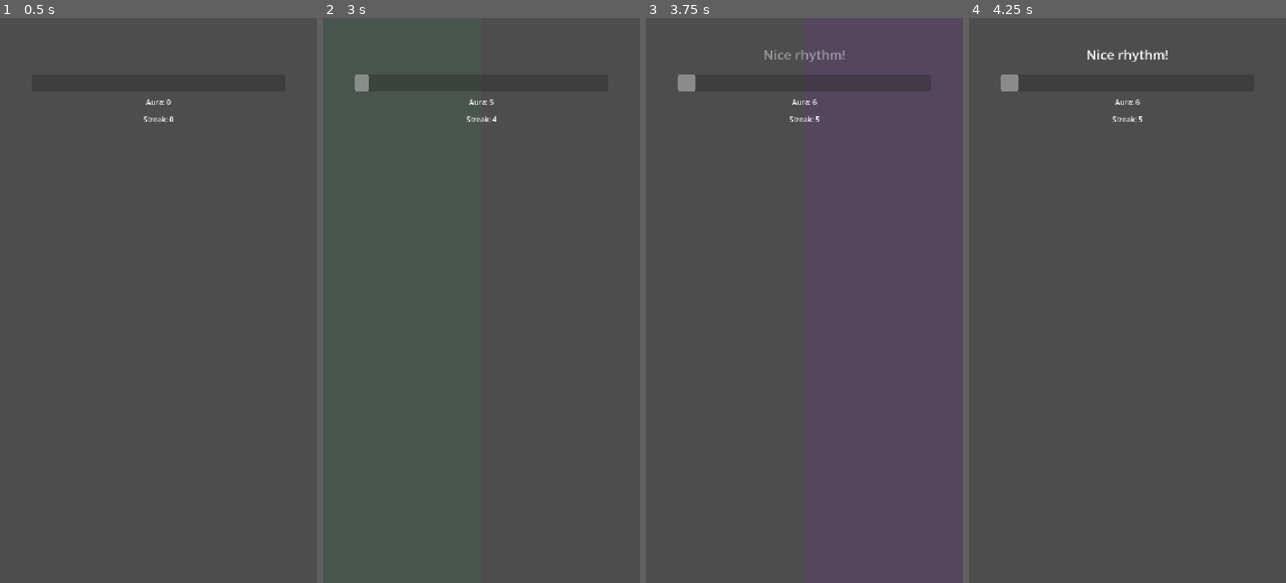
Above: before the commit, frames 1-4 (left to right).
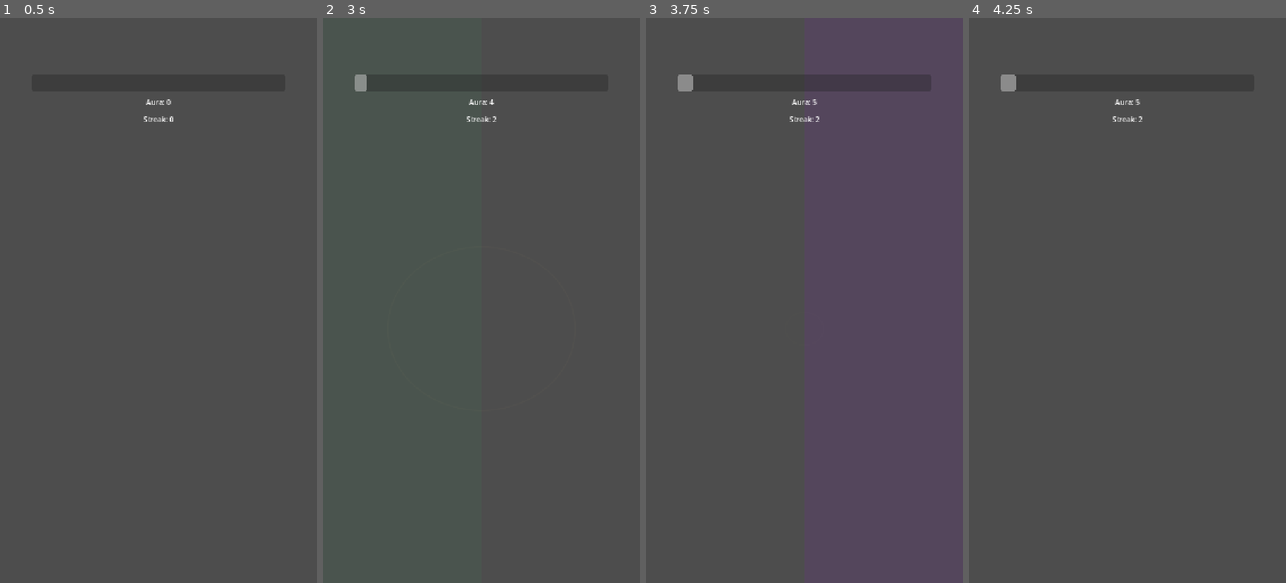
Above: after the commit, the same moments.

Repository: engjuliocez4r/auramax
Game: Godot game, scene res://scenes/duel.tscn
Two runs of this game, one before a commit and one after it. Both use one fixed random seed, a clock stepped at 60 frames per second and the inputs below.
Inputs (mouse positions are in pixels of both pictures, inside the frame that each line leads up to):
- Up to frame 1 (0.5 s): no input
- Up to frame 2 (3 s): tap Enter at 0.5, 2 s; move the mouse to (551, 272) at 0.52 s; click (551, 272) at 0.67 s; tap Space at 1.25, 2.75 s; drag from (418, 328) to (465, 413) at 1.27 s; move the mouse to (513, 176) at 2.02 s; click (513, 176) at 2.17 s; drag from (465, 413) to (386, 215) at 2.77 s
- Up to frame 3 (3.75 s): tap Enter at 3.5 s; move the mouse to (899, 385) at 3.52 s; click (899, 385) at 3.67 s
- Up to frame 4 (4.25 s): no input

Frame 1 is identical in both runs. In frame 2, less than 0.1% of the frame differs, in the area x 13-55%, y 10-19%; in frame 3, 0.2%; in frame 4, 0.3%, in the area x 14-63%, y 5-19%.

Commit message:
Define streak as alternating pairs with hard reset, independent of burst accumulation
Co-Authored-By: Claude Sonnet 5 <noreply@anthropic.com>

Diff:
--- a/assets/data/rhythm_milestones.tres
+++ b/assets/data/rhythm_milestones.tres
@@ -4,6 +4,4 @@
 
 [resource]
 script = ExtResource("1")
-first_milestone = 5
-second_milestone = 10
-milestone_step = 3
+milestone_size = 5
--- a/scripts/duel.gd
+++ b/scripts/duel.gd
@@ -1,6 +1,13 @@
 extends Control
-## Rhythm-driven duel core: alternating left/right taps build a streak, and a
-## single smoothed "intensity" value derived from that streak drives every
+## Rhythm-driven duel core. A streak point is one COMPLETE alternating pair
+## (tap one side, then the other) landed within streak_timeout of both the
+## pair's own first tap and the previous pair's completion — not one tap.
+## Missing that window resets the streak to zero immediately; there is no
+## gradual decay. Every milestone_size streak points is a milestone: the
+## announcer reacts and a fixed slice is banked into burst_meter, which only
+## ever grows — a streak reset never takes burst progress away, it only
+## stops burst_meter from growing until the next milestone. A single
+## smoothed "intensity" value derived from the streak drives every
 ## emotional-escalation visual. This script owns gameplay math only;
 ## presentation (labels, bar glow, zone flash, firefly orbs, power ring)
 ## lives in the signal handlers below so it can be replaced without touching
@@ -28,13 +35,12 @@
 signal burst_ready() # Declared now for the future burst/party effect; not implemented yet.
 
 @export var base_aura: float = 1.0
-@export var rhythm_window: float = 0.35
 @export var streak_bonus_step: float = 0.1
 @export var max_bonus: float = 2.0
 @export var aura_target: float = 100.0 # Max value shown on AuraBar.
 
-@export var streak_decay_grace: float = 1.0 # Seconds of inactivity before the streak starts dropping.
-@export var streak_decay_rate: float = 3.0 # Streak points lost per second once decaying.
+@export var streak_timeout: float = 1.0 # Max seconds allowed between any two consecutive valid taps.
+@export var burst_per_milestone: float = 0.2 # Fixed slice added to burst_meter (0..1) per milestone.
 
 @export var orb_streak_threshold: int = 5
 @export var tap_highlight_alpha: float = 0.12 # Also the zone flash's peak alpha (base is 0.0).
@@ -82,15 +88,15 @@
 @onready var _power_ring: PowerRing = $AuraCore/PowerRing
 
 var intensity: float = 0.0
+var burst_meter: float = 0.0 # Savings, not the current moment: only ever grows, independent of streak resets.
 
 var _last_side: String = ""
-var _last_tap_time_ms: int = -1
-var _last_interval_ms: int = -1
+var _last_valid_tap_time_ms: int = -1 # Timestamp of the most recent valid (alternating) tap, of either kind.
+var _pair_pending: bool = false # True once the first tap of a pair has landed, waiting for its second.
 var _streak: int = 0
 var _current_aura: float = 0.0
 var _intensity_target: float = 0.0
 var _next_milestone_index: int = 0
-var _streak_decay_accumulator: float = 0.0
 var _left_zone_tween: Tween
 var _right_zone_tween: Tween
 
@@ -117,7 +123,6 @@
 
 
 func _process(delta: float) -> void:
-	_update_streak_decay(delta)
 	_update_intensity(delta)
 	_update_orb_spawning(delta)
 
@@ -156,84 +161,68 @@
 
 func _handle_tap(side: String) -> void:
 	var now_ms := Time.get_ticks_msec()
+
 	if _last_side != "" and side == _last_side:
-		# Repeating a side breaks the rhythm chain entirely: the next valid
-		# tap can't be judged against an interval that involved this repeat.
-		_last_interval_ms = -1
-		_set_streak(0)
+		# Repeating a side is always invalid, regardless of timing: no aura,
+		# hard reset. Deliberately doesn't touch _last_side/_last_valid_tap_time_ms,
+		# so the very next alternating tap is still judged against the side/time
+		# that was actually last valid.
 		invalid_tap.emit(side)
+		_reset_streak()
 		return
-	_evaluate_rhythm(now_ms)
+
+	# One uniform timeout covers both gaps the spec calls out: the gap
+	# between a pair's two taps (mid-pair), and the gap from the previous
+	# pair's completion to this pair's start (between pairs) — both are just
+	# "the gap since the last valid tap."
+	if _last_valid_tap_time_ms != -1 and now_ms - _last_valid_tap_time_ms >= streak_timeout * 1000.0:
+		_reset_streak()
+
 	_last_side = side
-	_last_tap_time_ms = now_ms
+	_last_valid_tap_time_ms = now_ms
 	valid_tap.emit(side)
 	_grant_aura()
 
-
-func _evaluate_rhythm(now_ms: int) -> void:
-	if _last_tap_time_ms == -1:
-		# First tap of the session: nothing to measure against, it always counts.
-		_set_streak(1)
+	if _pair_pending:
+		_pair_pending = false
+		_complete_pair()
+	else:
+		# First tap of a new pair: doesn't build the streak on its own.
+		_pair_pending = true
+
+
+func _complete_pair() -> void:
+	_streak += 1
+	_intensity_target = clampf(float(_streak) / float(milestone_schedule.milestone_size * 2), 0.0, 1.0)
+	streak_changed.emit(_streak)
+	_check_milestones()
+
+
+func _reset_streak() -> void:
+	_pair_pending = false
+	if _streak == 0:
 		return
-	var interval := now_ms - _last_tap_time_ms
-	if _last_interval_ms != -1:
-		var lower := _last_interval_ms * (1.0 - rhythm_window)
-		var upper := _last_interval_ms * (1.0 + rhythm_window)
-		if interval >= lower and interval <= upper:
-			_set_streak(_streak + 1)
-		else:
-			_set_streak(0)
-	else:
-		# Second tap ever (or first after a rhythm-chain/decay reset): accept
-		# it and start timing from here since there is no prior interval to
-		# compare against.
-		_set_streak(_streak + 1)
-	_last_interval_ms = interval
-
-
-func _set_streak(value: int) -> void:
-	if value == _streak:
-		return
-	_streak = value
-	_intensity_target = clampf(float(_streak) / float(maxi(milestone_schedule.second_milestone, 1)), 0.0, 1.0)
-	if _streak == 0:
-		_next_milestone_index = 0
-		_streak_decay_accumulator = 0.0
+	_streak = 0
+	_next_milestone_index = 0
+	_intensity_target = 0.0
 	streak_changed.emit(_streak)
-	if _streak > 0:
-		_check_milestones()
 
 
 func _check_milestones() -> void:
 	var threshold := milestone_schedule.threshold_for_index(_next_milestone_index)
 	if _streak >= threshold:
 		milestone_reached.emit(_next_milestone_index)
+		# Burst is savings, not the current moment: it only ever grows, and a
+		# later streak reset can never take this back — see _reset_streak().
+		burst_meter = minf(burst_meter + burst_per_milestone, 1.0)
 		_next_milestone_index += 1
-		_check_milestones() # Defensive: covers a tiny milestone_step skipping a tier in one tap.
+		_check_milestones() # Defensive: covers a tiny milestone_size skipping a tier in one pair.
 
 
 func _grant_aura() -> void:
 	var bonus := minf(_streak * streak_bonus_step, max_bonus)
 	_current_aura += base_aura * (1.0 + bonus)
 	aura_changed.emit(_current_aura)
-
-
-func _update_streak_decay(delta: float) -> void:
-	if _streak <= 0 or _last_tap_time_ms == -1:
-		_streak_decay_accumulator = 0.0
-		return
-	var idle_seconds := (Time.get_ticks_msec() - _last_tap_time_ms) / 1000.0
-	if idle_seconds < streak_decay_grace:
-		_streak_decay_accumulator = 0.0
-		return
-	_streak_decay_accumulator += delta * streak_decay_rate
-	while _streak_decay_accumulator >= 1.0 and _streak > 0:
-		_streak_decay_accumulator -= 1.0
-		# A tap right after decay shouldn't be judged against a stale,
-		# pre-pause interval — treat it like the start of a fresh chain so
-		# resuming isn't punished on top of the decay itself.
-		_last_interval_ms = -1
-		_set_streak(_streak - 1)
 
 
 func _update_intensity(delta: float) -> void:
--- a/scripts/rhythm_milestones.gd
+++ b/scripts/rhythm_milestones.gd
@@ -2,19 +2,17 @@
 class_name RhythmMilestones
 ## Single source of truth for the streak milestone schedule.
 ##
-## Shared by duel.gd (which emits milestone_reached for gameplay/VFX) and
+## Shared by duel.gd (which emits milestone_reached for gameplay/burst) and
 ## announcer.gd (which derives its own hype tier from streak_changed).
 ## Both reference the same .tres instance, so tuning it once keeps them
 ## in sync instead of drifting apart across two separate export copies.
+##
+## Milestones are cumulative multiples of milestone_size within an unbroken
+## streak (5, 10, 15, ...) — uniform, unlike the escalating schedule used
+## before this correction.
 
-@export var first_milestone: int = 5
-@export var second_milestone: int = 10
-@export var milestone_step: int = 3
+@export var milestone_size: int = 5
 
 
 func threshold_for_index(index: int) -> int:
-	if index == 0:
-		return first_milestone
-	if index == 1:
-		return second_milestone
-	return second_milestone + milestone_step * (index - 1)
+	return milestone_size * (index + 1)
Not shown, changed: DESIGN.md
